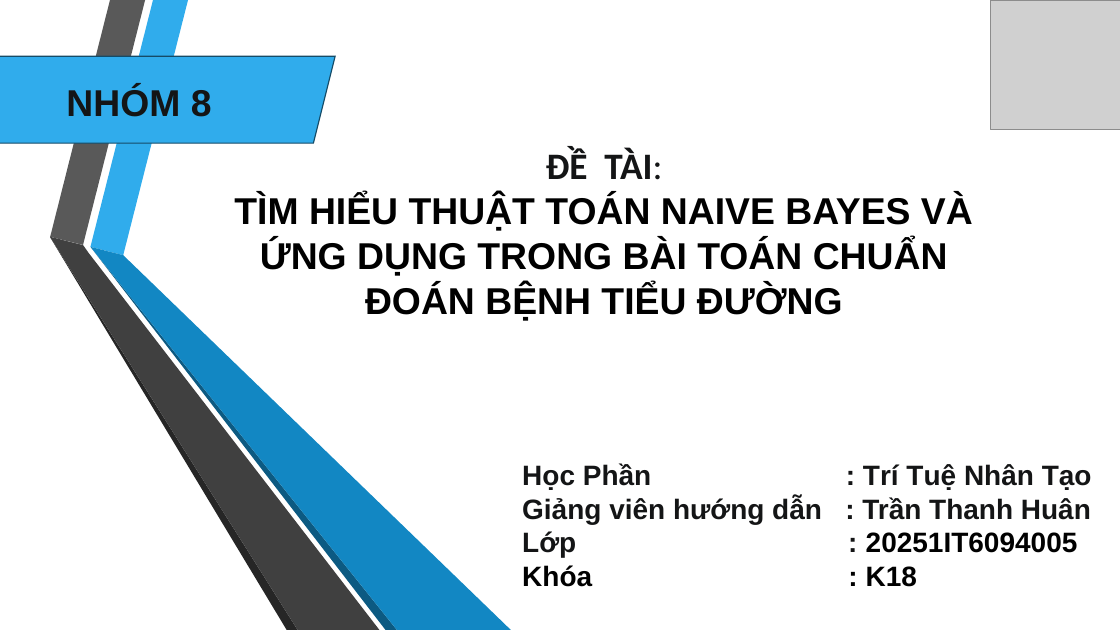
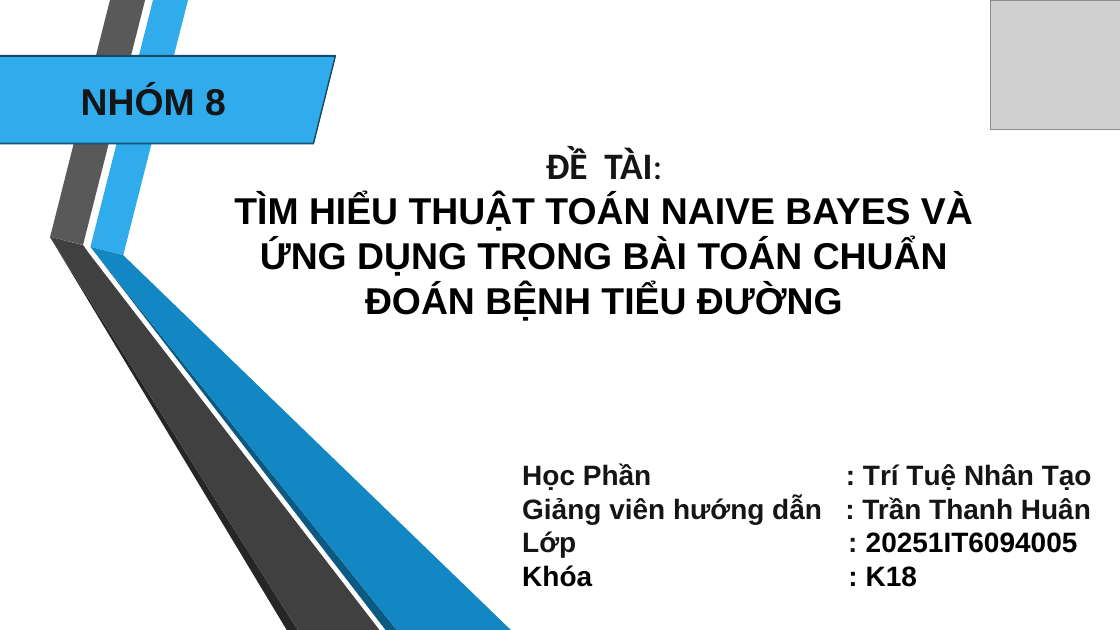
Before and after one commit to trung39522/NHOM-08, a slide deck: slide 1 of Nhom8-AI.pptx. Drawn at 1120x630 pixels with LibreOffice and Linux fonts; fonts in the diff are those of the drawing; grey boxes stand for pictures; background and template pictures are left out. Boxes give left, top, right and bottom in pixels: in the first picture for what was removed or moved away, otherwise in the second. Text is boxed around its words. In the diff, an @@ line names an element or a change of style, - is before the commit and + after.

Commit message:
update ppt

```diff
--- a/Nhom8-AI.pptx
+++ b/Nhom8-AI.pptx
@@ parallelogram added at [0,57,335,144], fill #30ACEC, outline #154B67 1 pt @@
@@ parallelogram added at [0,55,335,142], fill #30ACEC, outline #154B67 1 pt @@
@@ title "NHÓM 8": place and size @@
-title "NHÓM 8" at [66,87,212,117]
+title "NHÓM 8" at [81,86,226,116]
```
